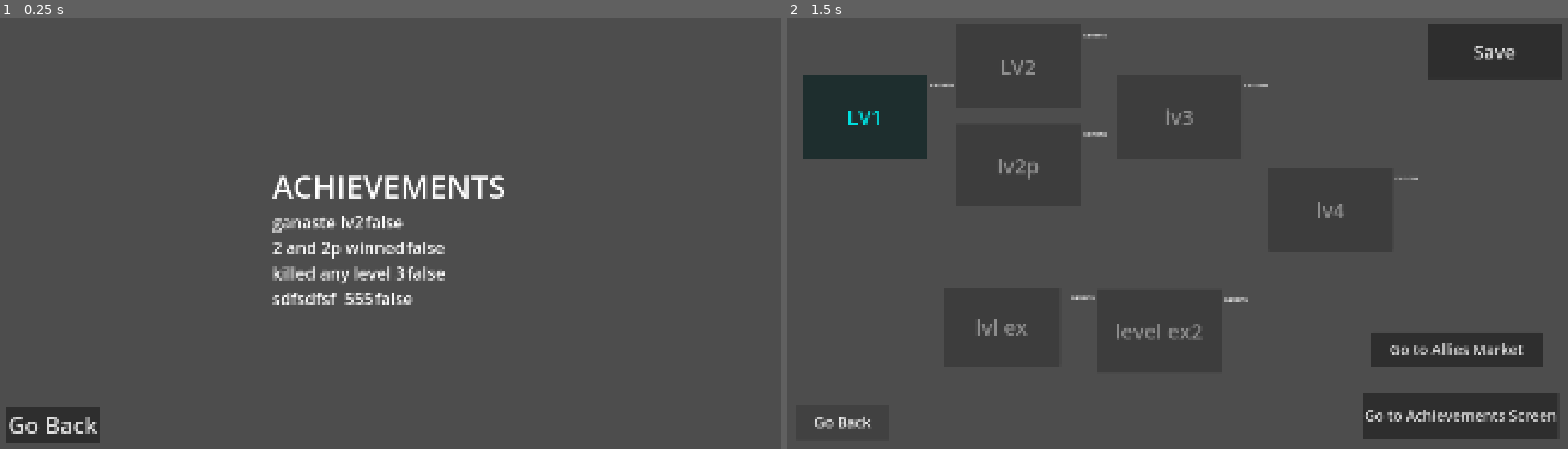
Above: before the commit, frames 1-2 (left to right).
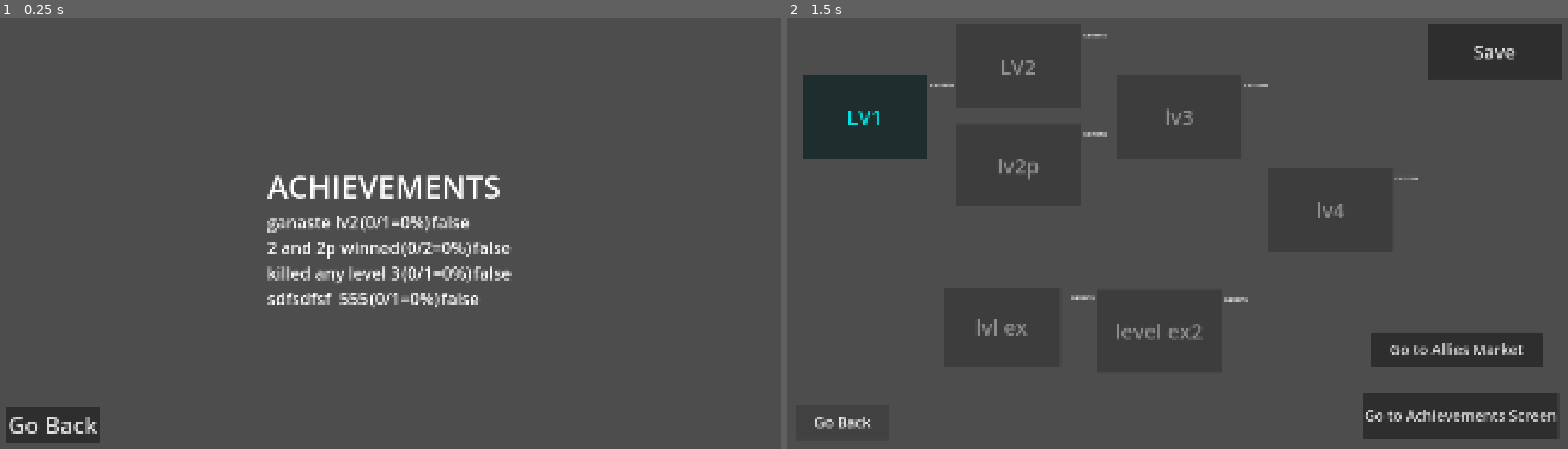
Above: after the commit, the same moments.

Repository: diablohumastudio/NvC-Data-Systems
Game: Godot game, scene res://screens/achievements_scr/achievements_scr.tscn
The game is run twice, just before and just after one commit, with the same random seed, the same clock (stepped at 60 frames per second) and the same inputs. This scene is started directly instead of the project's main scene. The engine's default icon, where the game draws it, is replaced by a stand-in: a white triangle on a blue panel in a dark square.
Inputs (mouse positions are in pixels of both pictures, inside the frame that each line leads up to):
- Up to frame 1 (0.25 s): no input
- Up to frame 2 (1.5 s): tap Enter at 0.5 s; move the mouse to (1349, 216) at 0.52 s; hold Shift 0.53-1.25 s; click (1349, 216) at 0.67 s; click "Go Back" at 1.25 s

The runs differ from the first frame. In frame 1, 3.3% of the frame differs, in the area x 34-66%, y 36-68%; in frame 2, nothing differs.

Commit message:
achievements now show the porcentage advance

Diff:
--- a/screens/achievements_scr/achievement_presenter/achievement_presenter.gd
+++ b/screens/achievements_scr/achievement_presenter/achievement_presenter.gd
@@ -4,7 +4,12 @@
 
 func _set_achievement(new_value: Achievement):
 	achievement = new_value
+	var porcentage_achived: int =  0
+	var total_conditions: int = achievement.conditions.size()
+	var achieved_conditions: int = achievement.get_saved_ud_achievement().fullfilled_conditions.size()
+	porcentage_achived = int(float(achieved_conditions) / float(total_conditions) * 100)
 	%AchievName.text = achievement.achievement_name
+	%PorcentageFullfiled.text = "(" + str(achieved_conditions) + "/" + str(total_conditions) + "=" + str(porcentage_achived) + "%)"
 	%AchievFullfilled.text = str(achievement.get_saved_ud_achievement().is_achieved)
 	if achievement.get_saved_ud_achievement().is_achieved:
 		%AchievFullfilled.modulate = Color.GREEN
--- a/screens/achievements_scr/achievement_presenter/achievement_presenter.tscn
+++ b/screens/achievements_scr/achievement_presenter/achievement_presenter.tscn
@@ -11,6 +11,12 @@
 theme_override_font_sizes/font_size = 40
 text = "Achievement 1"
 
+[node name="PorcentageFullfiled" type="Label" parent="."]
+unique_name_in_owner = true
+layout_mode = 2
+theme_override_font_sizes/font_size = 40
+text = "100 %"
+
 [node name="AchievFullfilled" type="Label" parent="."]
 unique_name_in_owner = true
 layout_mode = 2
